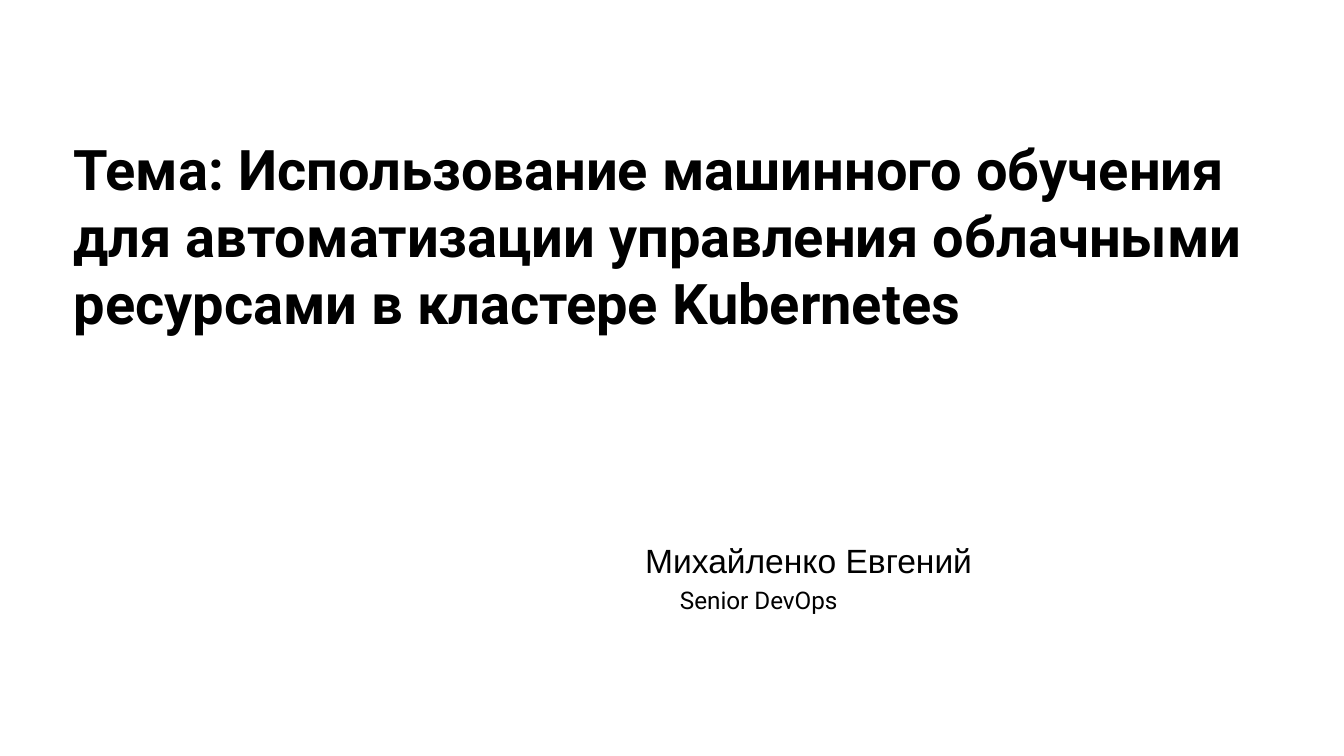
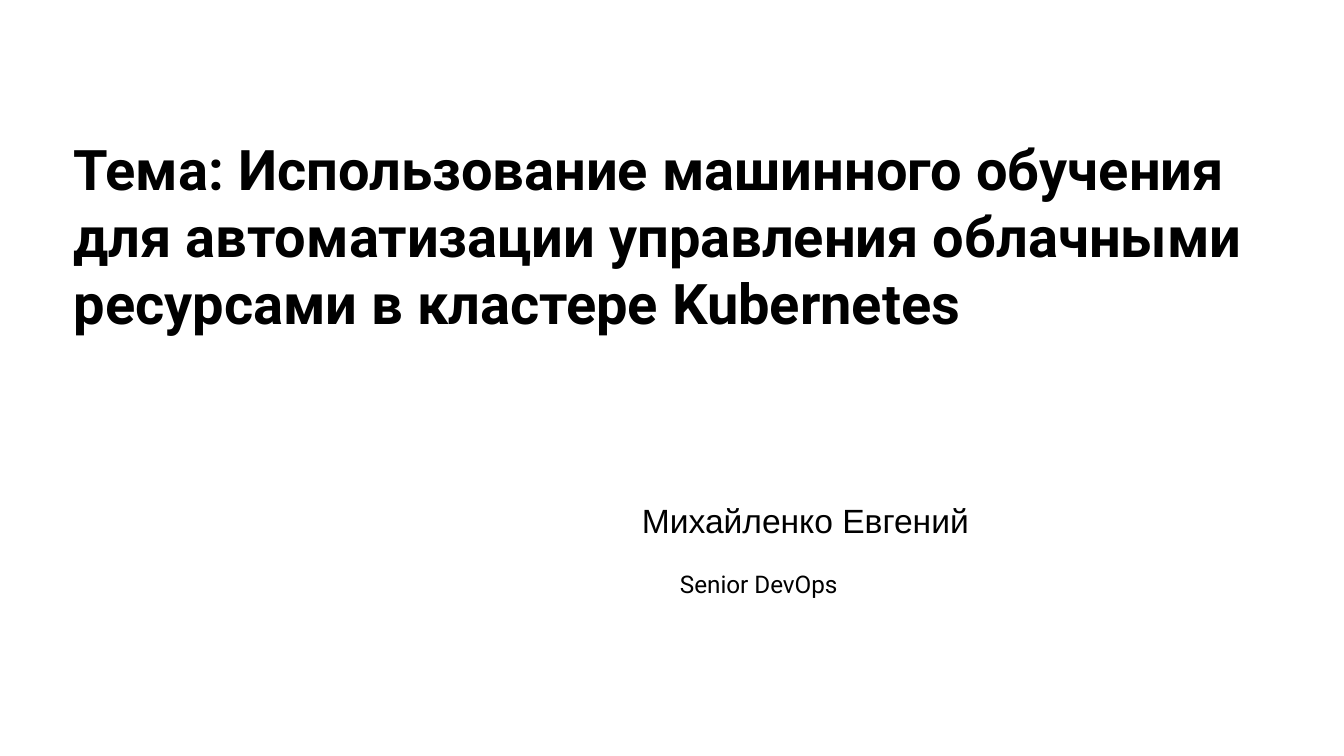
Before and after one commit to m0zart89/otus-ml-pro-2024-05, a slide deck: slide 2 of presentation.pptx. Drawn at 1344x756 pixels with LibreOffice and Linux fonts; fonts in the diff are those of the drawing; background and template pictures are left out. Boxes give left, top, right and bottom in pixels: in the first picture for what was removed or moved away, otherwise in the second. Text is boxed around its words. In the diff, an @@ line names an element or a change of style, - is before the commit and + after.

```diff
--- a/presentation.pptx
+++ b/presentation.pptx
@@ text "Михайленко Евгений": place and size @@
-text "Михайленко Евгений" at <box>645,548,972,574</box>
+text "Михайленко Евгений" at <box>642,508,968,534</box>
@@ text "Senior DevOps": place and size @@
-text "Senior DevOps" at <box>680,591,837,614</box>
+text "Senior DevOps" at <box>680,575,837,598</box>
```
Also in this commit, not shown: 6 other slides changed, 1 slide added, 1 slide removed.
